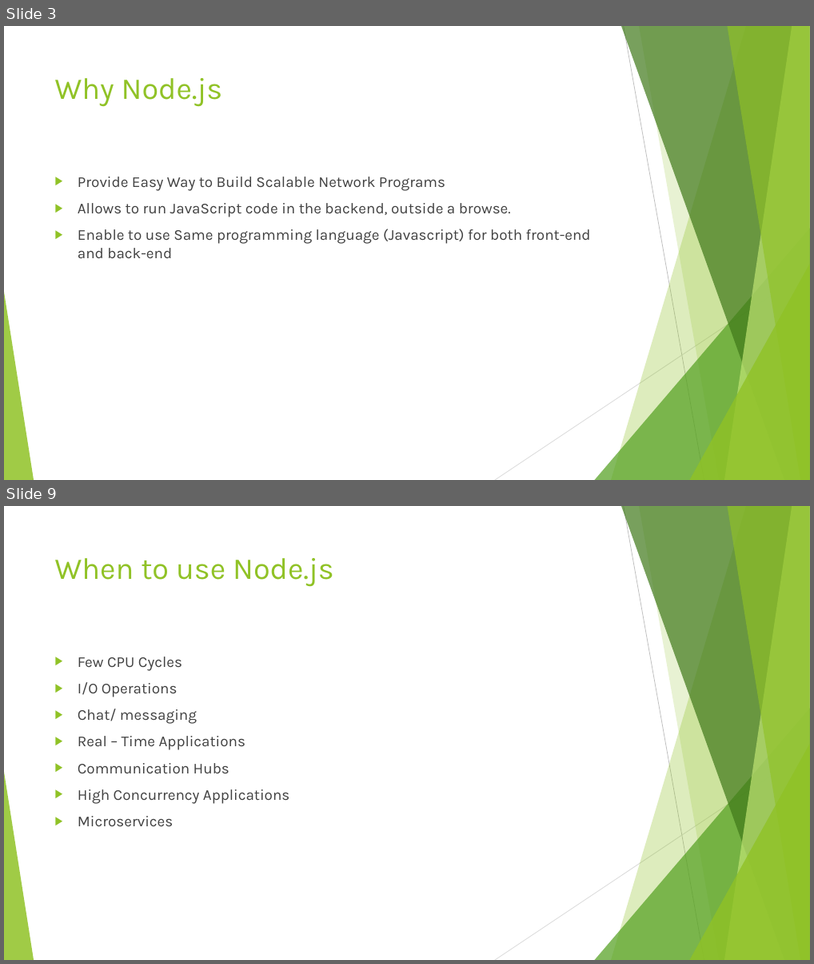
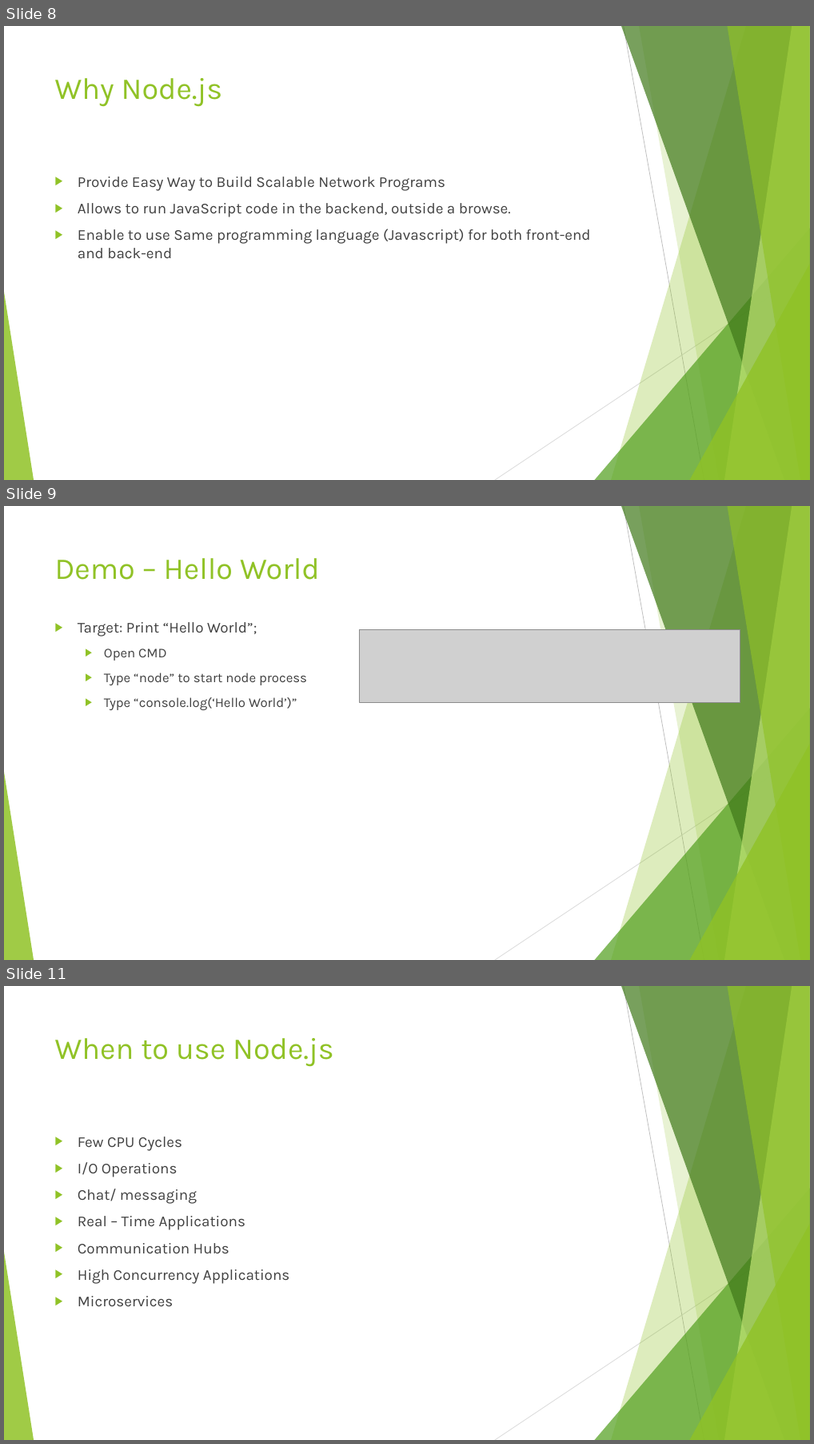
Before and after one commit to ronikar/Course-Materials, a slide deck: presentations/Node.js.pptx. Shown one above the other, each under a label of ours: slides 3 and 9 before the commit, slides 8, 9 and 11 after it; the slides between them are not shown. The pictures are 814x964 and 814x1444 pixels, drawn with LibreOffice and Linux fonts; fonts in the diff are those of the drawing; grey boxes stand for pictures. Boxes give left, top, right and bottom in pixels: in the first picture for what was removed or moved away, otherwise in the second. Text is boxed around its words. In the diff, an @@ line names an element or a change of style, - is before the commit and + after.

```diff
--- a/presentations/Node.js.pptx
+++ b/presentations/Node.js.pptx
@@ slide 9 added at [4, 506, 810, 960], background #FFFFFF; not listed: 10 template elements that a slide beside it also shows @@
@@ title added at [55, 558, 320, 580], 36 pt, text #90C226 @@
+Demo – Hello World
@@ text added at [78, 622, 307, 710], 16 pt, text #404040 @@
+▶ Target: Print “Hello World”;
+  ▶ Open CMD
+  ▶ Type “node” to start node process
+  ▶ Type “console.log(‘Hello World’)”
@@ picture added at [359, 629, 740, 703] @@
@@ what was slide 3 is now slide 8 @@
@@ what was slide 9 is now slide 11 @@
```
Also in this commit, not shown: 2 slides changed, 2 other slides added, 19 other files.
